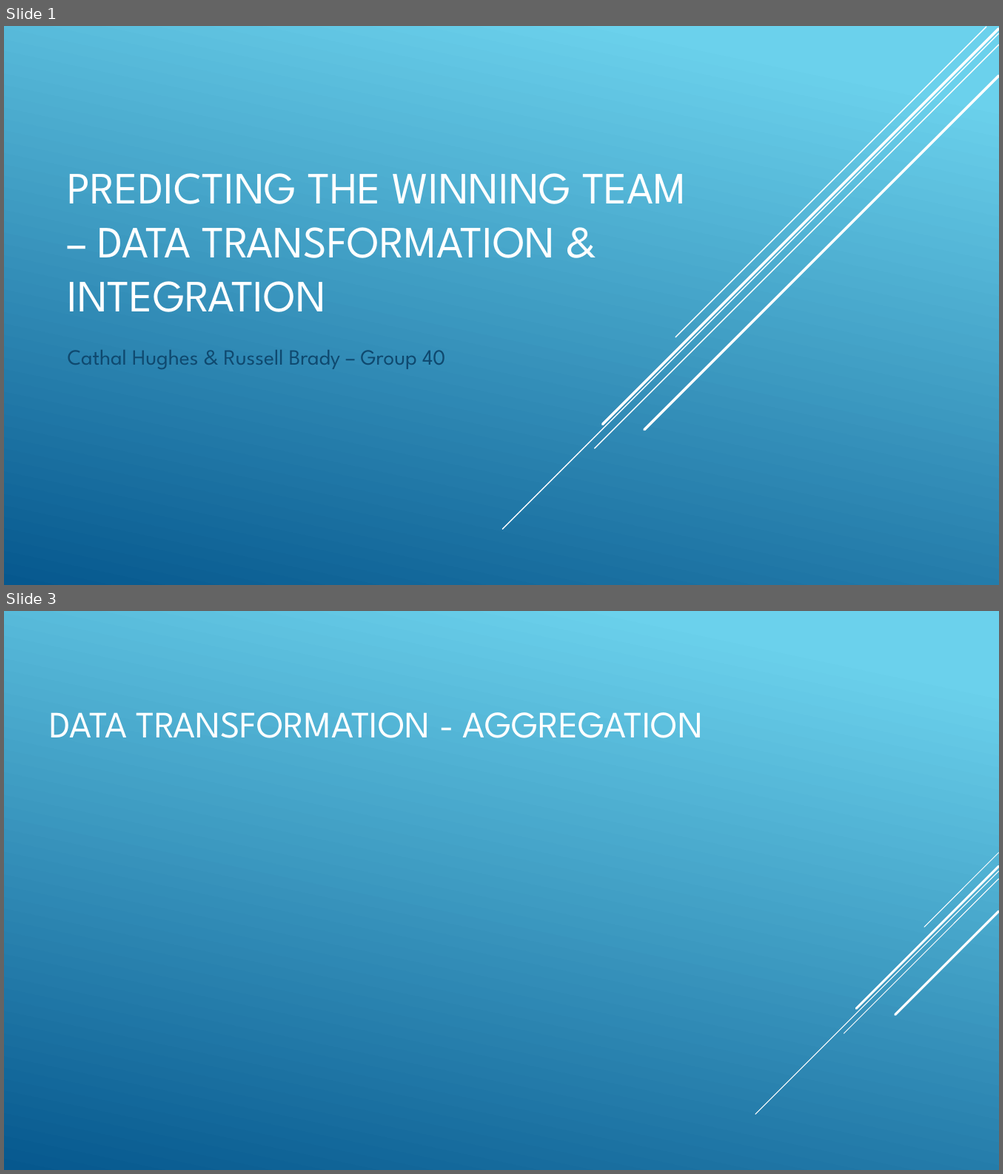
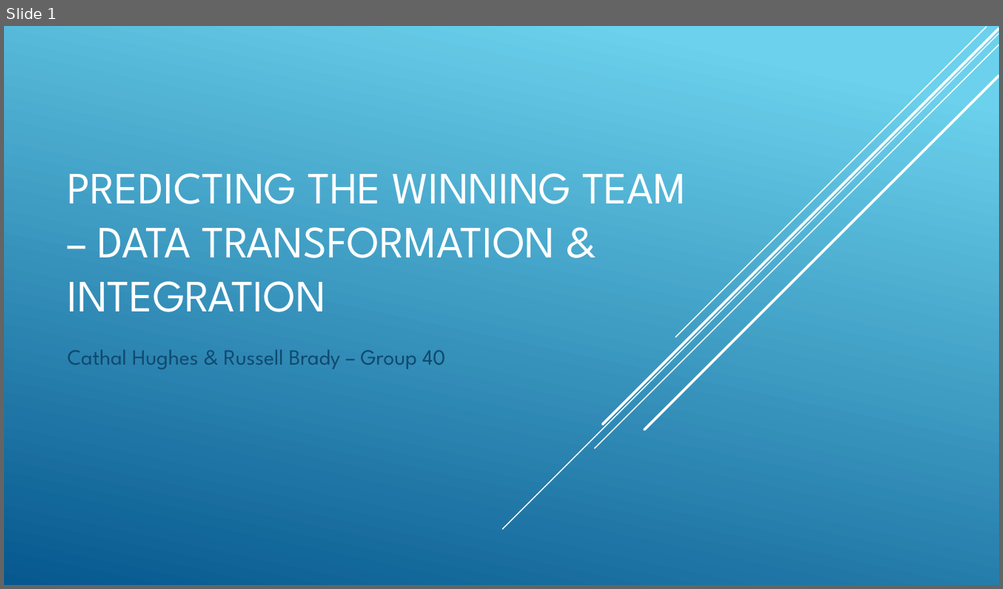
Before and after one commit to russell-brady/data-mining, a slide deck: Documents/WorkshopGroup40.pptx. Shown one above the other, each under a label of ours: slides 1 and 3 before the commit, slide 1 after it; the slides between them are not shown. The pictures are 1003x1174 and 1003x589 pixels, drawn with LibreOffice and Linux fonts; fonts in the diff are those of the drawing. Boxes give left, top, right and bottom in pixels: in the first picture for what was removed or moved away, otherwise in the second. Text is boxed around its words. In the diff, an @@ line names an element or a change of style, - is before the commit and + after.

```diff
--- a/Documents/WorkshopGroup40.pptx
+++ b/Documents/WorkshopGroup40.pptx
@@ slide 3 removed at <box>4,611,999,1170</box>, background gradient #6ED2EB to #06588E @@
@@ title removed at <box>49,712,703,738</box> @@
-DATA TRANSFORMATION - AGGREGATION
@@ group removed at <box>755,853,999,1115</box>: 5 lines @@
```
Also in this commit, not shown: 6 slides changed, 2 slides added, 1 other slide removed, 13 other files.
